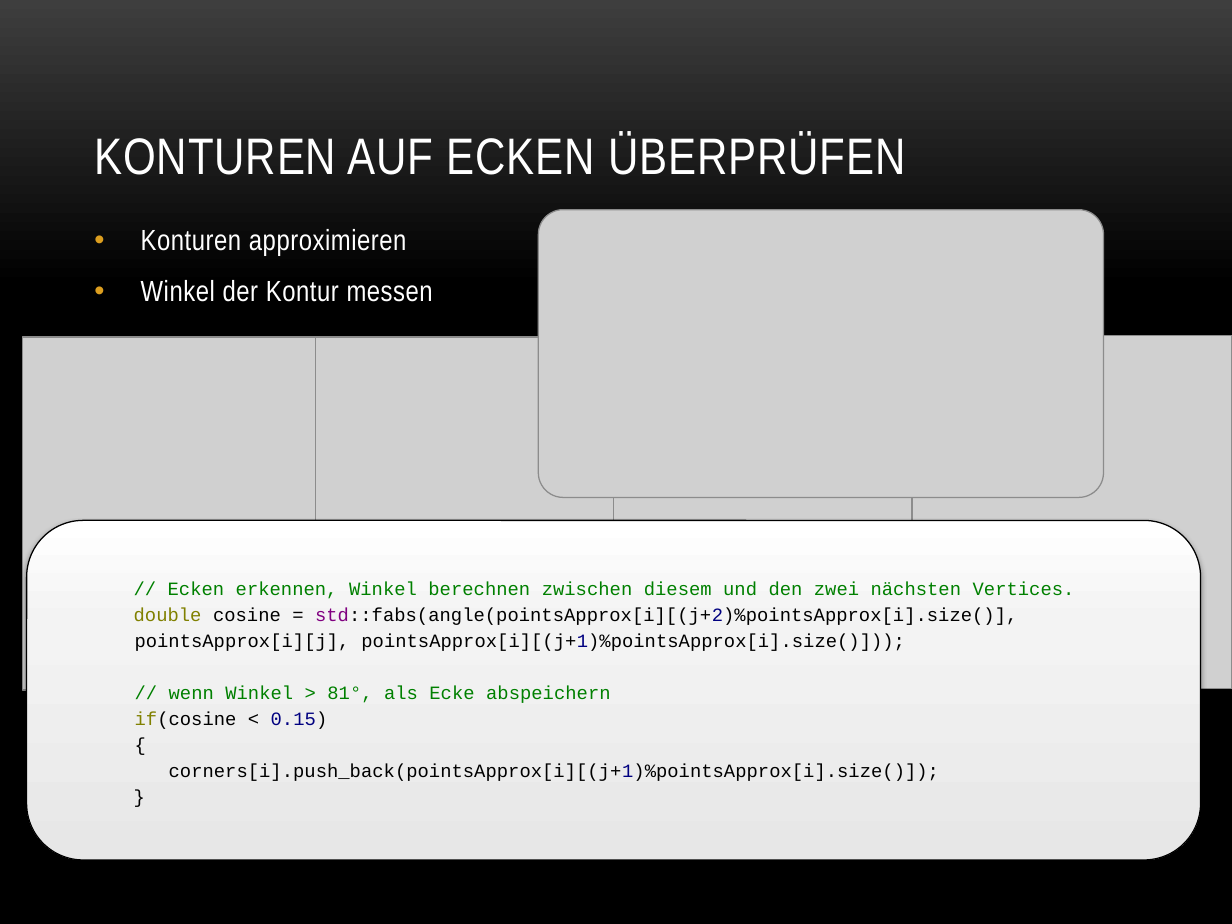
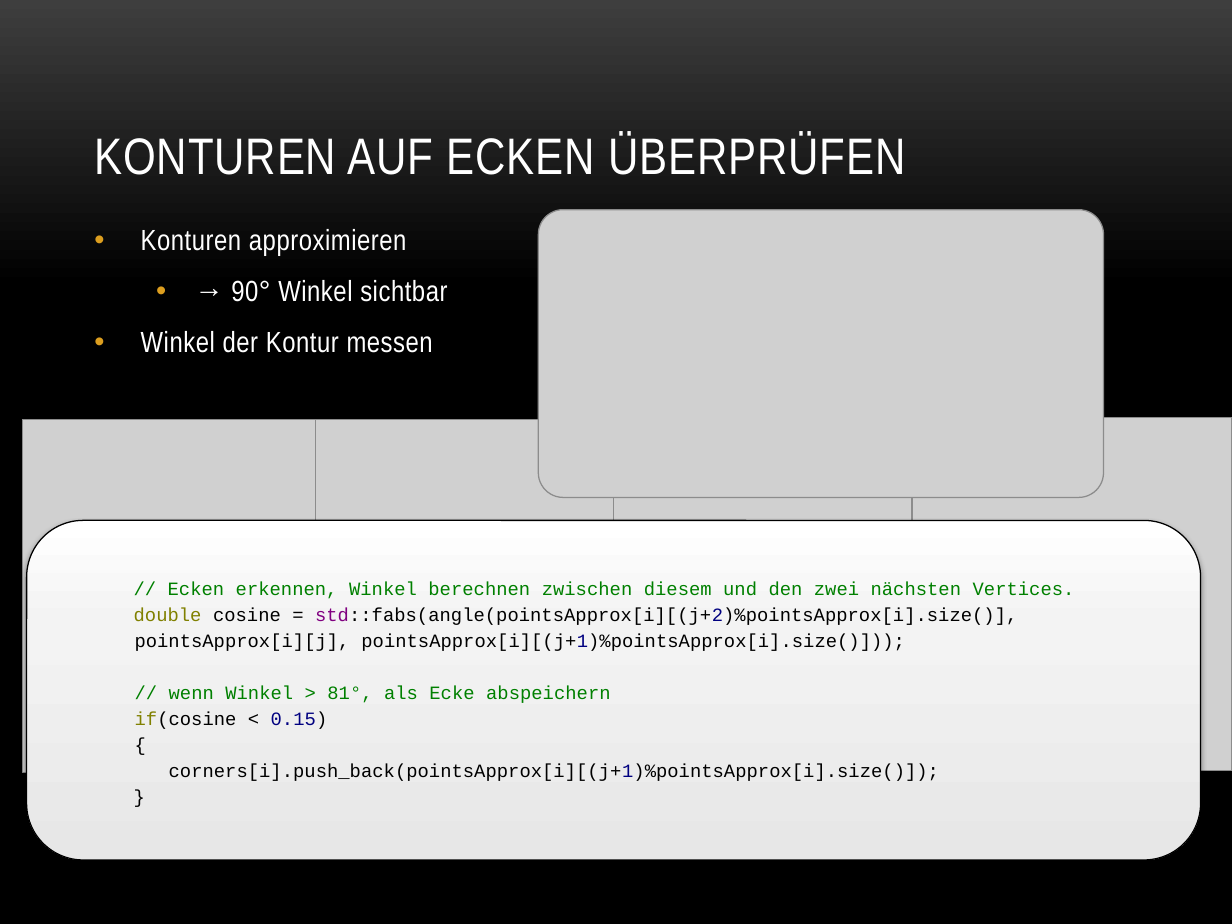
Before and after one commit to baertschi/Puzzle, a slide deck: slide 16 of Doku/Puzzle.pptx (slide 17 before the commit). Drawn at 1232x924 pixels with LibreOffice and Linux fonts; fonts in the diff are those of the drawing; grey boxes stand for pictures; background and template pictures are left out. Boxes give left, top, right and bottom in pixels: in the first picture for what was removed or moved away, otherwise in the second. Text is boxed around its words. In the diff, an @@ line names an element or a change of style, - is before the commit and + after.

```diff
--- a/Doku/Puzzle.pptx
+++ b/Doku/Puzzle.pptx
@@ text at [231,280,447,302]: paragraph added @@
+  • → 90° Winkel sichtbar
@@ picture: place and size @@
-picture at [22,338,342,691]
+picture at [22,419,342,772]
@@ picture: place and size @@
-picture at [315,338,636,691]
+picture at [315,419,636,772]
@@ picture: place and size @@
-picture at [912,335,1232,689]
+picture at [912,418,1232,771]
```
Also in this commit, not shown: 6 other slides changed, 1 slide removed, 1 other file.
